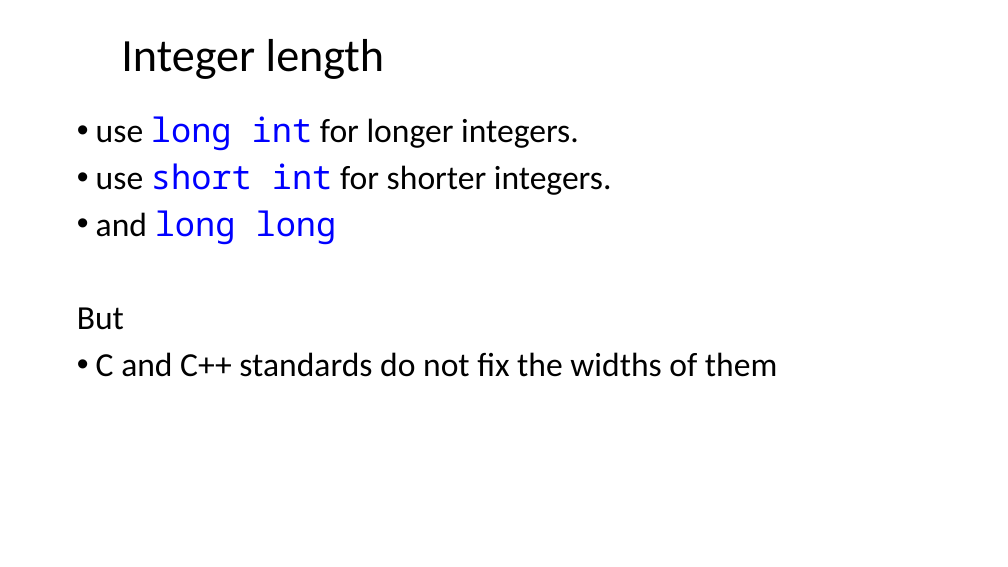
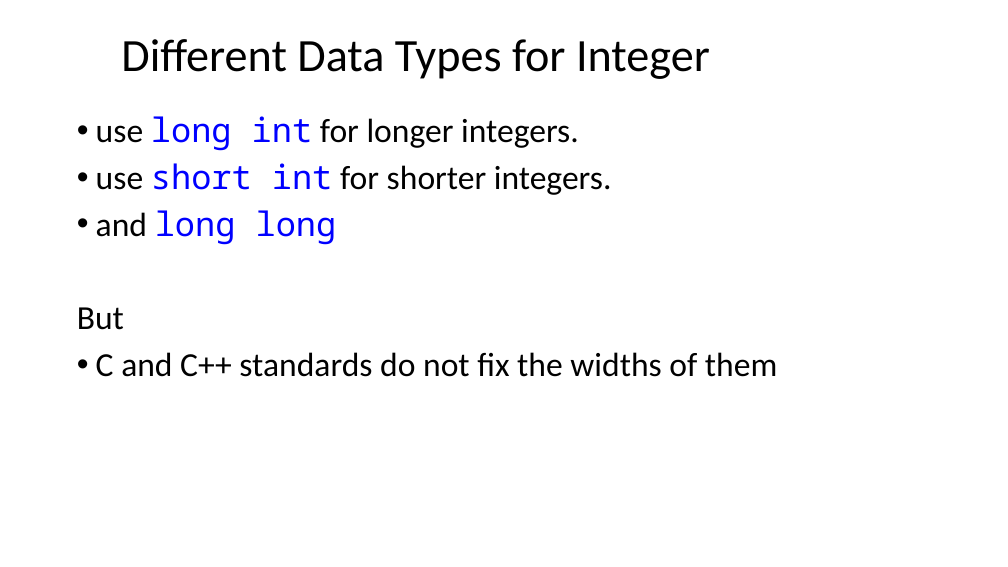
Before and after one commit to dayekuaipao/CPPLearning, a slide deck: slide 8 of week02/Lecture02.pptx. Drawn at 1008x567 pixels with LibreOffice and Linux fonts; fonts in the diff are those of the drawing; background and template pictures are left out. Boxes give left, top, right and bottom in pixels: in the first picture for what was removed or moved away, otherwise in the second. Text is boxed around its words. In the diff, an @@ line names an element or a change of style, - is before the commit and + after.

```diff
--- a/week02/Lecture02.pptx
+++ b/week02/Lecture02.pptx
@@ title at (121, 39, 710, 79): text changed @@
-Integer length
+Different Data Types for Integer
```
Also in this commit, not shown: 4 other slides changed, 1 slide added, 12 other files.
